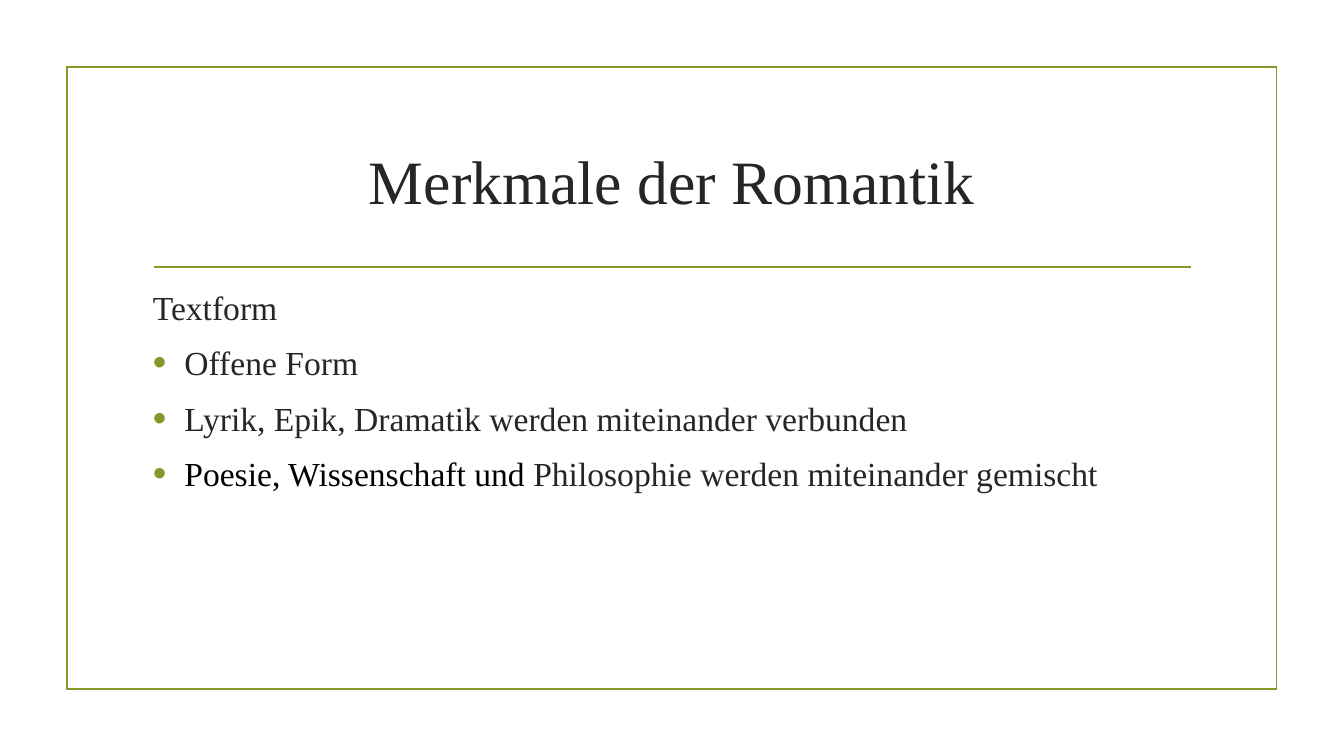
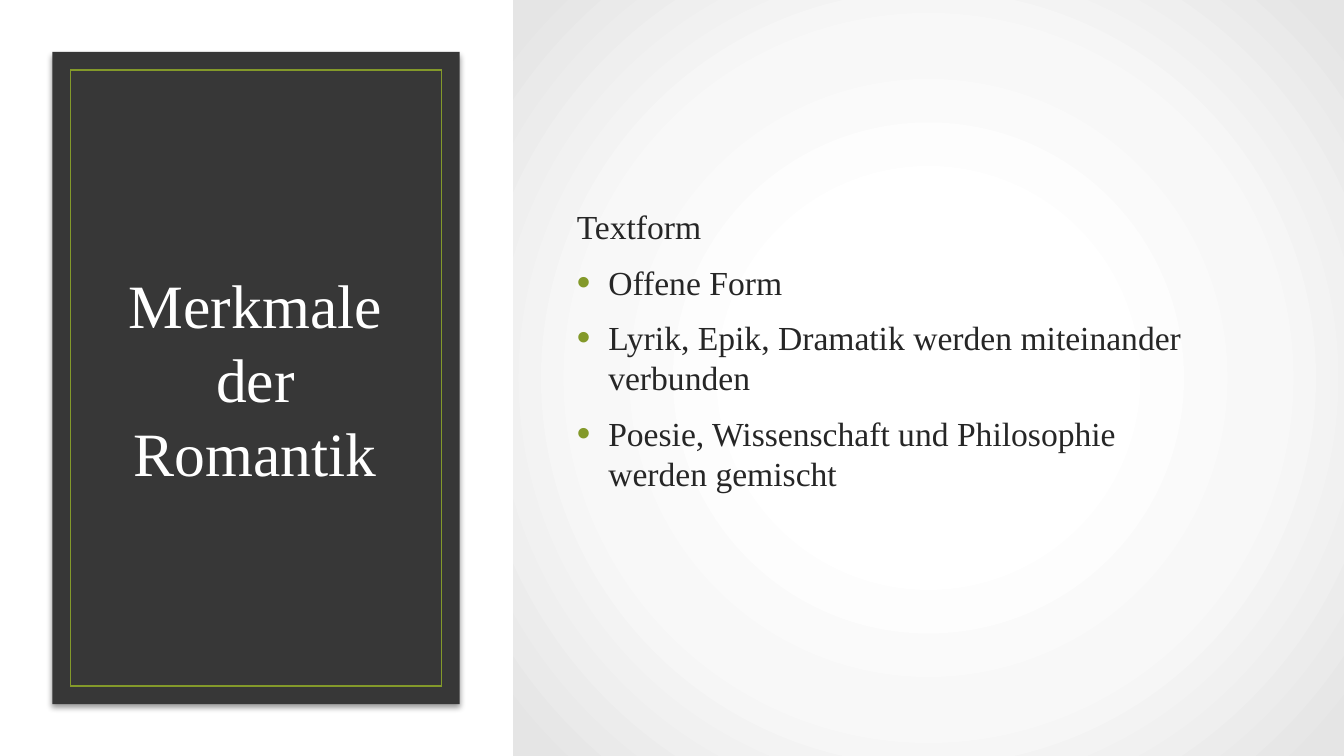
Before and after one commit to AkazeX/Schule, a slide deck: slide 8 of BM/Deutsch/Romantik/Romantik.pptx. Drawn at 1344x756 pixels with LibreOffice and Linux fonts; fonts in the diff are those of the drawing; background and template pictures are left out. Boxes give left, top, right and bottom in pixels: in the first picture for what was removed or moved away, otherwise in the second. Text is boxed around its words. In the diff, an @@ line names an element or a change of style, - is before the commit and + after.

Commit message:
Romantik Vortrag

```diff
--- a/BM/Deutsch/Romantik/Romantik.pptx
+++ b/BM/Deutsch/Romantik/Romantik.pptx
@@ rectangle added at <box>513,0,1344,756</box>, fill gradient #FFFFFF to #F8F8F8 to #E5E5E5 @@
@@ rectangle added at <box>52,51,460,704</box>, fill #373737 @@
@@ text "Textform": place and size @@
-text "Textform" at <box>153,296,1097,493</box>
+text "Textform" at <box>577,215,1181,493</box>
@@ text "Textform" at <box>577,215,1181,493</box>: vertical alignment top to middle @@
@@ rectangle removed at <box>67,68,1276,690</box> @@
@@ rectangle added at <box>71,70,442,686</box>, outline #83992A 1.25 pt @@
@@ title "Merkmale der Romantik": place and size @@
-title "Merkmale der Romantik" at <box>369,161,974,205</box>
+title "Merkmale der Romantik" at <box>129,285,382,477</box>
@@ title "Merkmale der Romantik" at <box>129,285,382,477</box>: text colour #262626 to #FFFFFF @@
@@ line removed from (154, 267) to (1191, 267) @@
@@ text at <box>608,422,1116,493</box>: text changed @@
-• Poesie, Wissenschaft und Philosophie werden miteinander gemischt
+• Poesie, Wissenschaft und Philosophie werden gemischt
```
Also in this commit, not shown: 7 other slides changed, 2 slides added, 1 slide removed, 5 other files.
